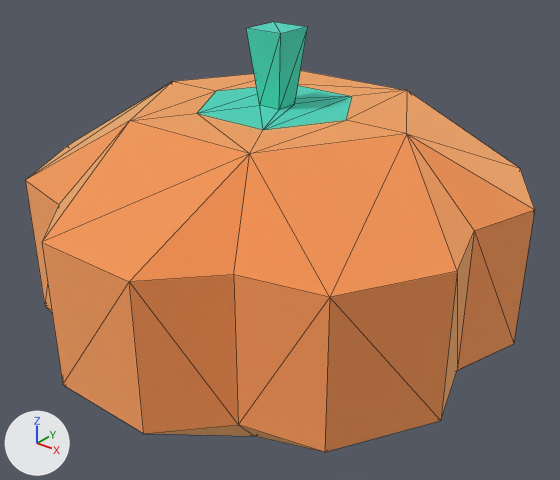
The glTF model assets/props/nature/crop_pumpkin.glb, before and after one commit.
The view is the same before and after, from a camera (50 mm lens) standing at (0.427, -0.53, 0.411) and looking at (0.011, -0.009, 0.088). Lighting does not change. The marker at lower left points along +X, +Y and +Z. The picture after the commit comes second. Mesh edges are drawn as thin lines. Vertices at exactly the same position are counted once.

In view in the first picture: 'crop_pumpkin'.
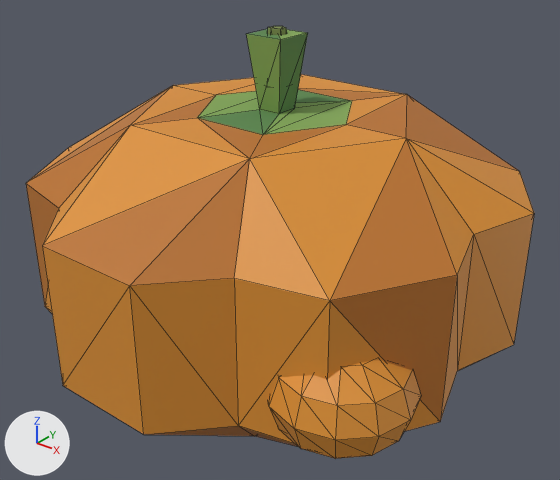
ob_tmpparent is not drawn itself; it is the parent of ob_crop_pumpkin.

What differs and where, as boxes (x1, y1, x2, y2) in the pictures (560 x 480 px):
'crop_pumpkin', reshaped, moved, rescaled: before (25, 22, 535, 452); after (26, 26, 534, 459)
part 1 of me_mesh_crop_pumpkin, added (orange): after (268, 360, 421, 459)
part 2 of me_mesh_crop_pumpkin, added: after (267, 26, 287, 35)
part 3 of me_mesh_crop_pumpkin, recoloured: before (27, 71, 535, 452); after (29, 74, 534, 444)
part 4 of me_mesh_crop_pumpkin, recoloured: (26, 89, 510, 446) in both
part 5 of me_mesh_crop_pumpkin, recoloured (cyan to green): before (198, 22, 352, 130); after (197, 30, 352, 135)
part 6 of me_mesh_crop_pumpkin, recoloured (cyan to green): before (197, 22, 352, 130); after (200, 29, 351, 135)

What the commit changed:
Material 'stem.005' (mat_stem_005) is new.
Its base color is (0.2, 0.26, 0.07) (green #7c8b4b).
Its roughness is 0.8.
Material 'pumpkinDark.005' (mat_pumpkindark_005) is new.
Its base color is (0.5, 0.17, 0.02) (orange #bc7327).
Its roughness is 0.6.
Material 'pumpkin.005' (mat_pumpkin_005) is new.
Its base color is (0.72, 0.28, 0.03) (orange #dd9030).
Its roughness is 0.55.
Material 'grassDark.005' (mat_grassdark_005) is new.
Its base color is (0.1, 0.24, 0.07) (green #59864b).
Its roughness is 0.85.
Material 'grassLight.005' (mat_grasslight_005) is new.
Its base color is (0.22, 0.38, 0.09) (green #81a655).
Its roughness is 0.85.
Material 'soil.005' (mat_soil_005) is new.
Its base color is (0.025, 0.015, 0.01) (brown #2c2119).
Its roughness is 1.0.
me_mesh_crop_pumpkin is used by ob_crop_pumpkin; parent ob_tmpparent; location (0.0, 0.0, -0.05).
me_mesh_crop_pumpkin had 62 vertices, 120 faces and spanned x -0.221..0.221, y -0.226..0.226, z 0.0..0.334.
me_mesh_crop_pumpkin now has 220 vertices, 396 faces and spans x -0.221..0.221, y -0.226..0.226, z 0.0..0.339.
me_mesh_crop_pumpkin part 1: a new loose piece, a UV sphere (12 segments, 6 rings, poles along z) spanning x 0.1..0.22, y -0.18..-0.06, z 0.052..0.148, in mat_pumpkin_005 (orange #dd9030).
me_mesh_crop_pumpkin part 2: a new loose piece, a 6-sided cut cone along z (radius 0.014 at the low end, 0.008 at the high end) spanning x -0.012..0.012, y -0.014..0.014, z 0.289..0.339, in mat_stem_005 (green #7c8b4b).
me_mesh_crop_pumpkin part 3: 67 faces spanning x -0.221..0.221, y -0.226..0.226, z 0.0..0.266 switch from mat_leafsfall (beige #ffc78a) to mat_pumpkin_005 (orange #dd9030).
me_mesh_crop_pumpkin part 4: 33 faces spanning x -0.221..0.221, y -0.226..0.226, z 0.0..0.266 switch from mat_leafsfall (beige #ffc78a) to mat_pumpkindark_005 (orange #bc7327).
me_mesh_crop_pumpkin part 5: 11 faces spanning x -0.075..0.075, y -0.065..0.065, z 0.266..0.334 switch from mat_grass (cyan #73eddd) to mat_grasslight_005 (green #81a655).
me_mesh_crop_pumpkin part 6: 9 faces spanning x -0.037..0.037, y -0.065..0.065, z 0.266..0.334 switch from mat_grass (cyan #73eddd) to mat_grassdark_005 (green #59864b).
Other edits to the shape of me_mesh_crop_pumpkin do not show in these pictures.
me_mesh_crop_pumpkin gains material mat_stem_005 (green #7c8b4b).
me_mesh_crop_pumpkin gains material mat_soil_005 (brown #2c2119).
Object 'tmpParent' (ob_tmpparent) moves from (0.0, 0.0, 0.0) to (0.0, 0.0, -0.000738).
Object 'tmpParent' (ob_tmpparent) is rescaled from (1.0, 1.0, 1.0) to (1.0, 1.0, 0.985).
